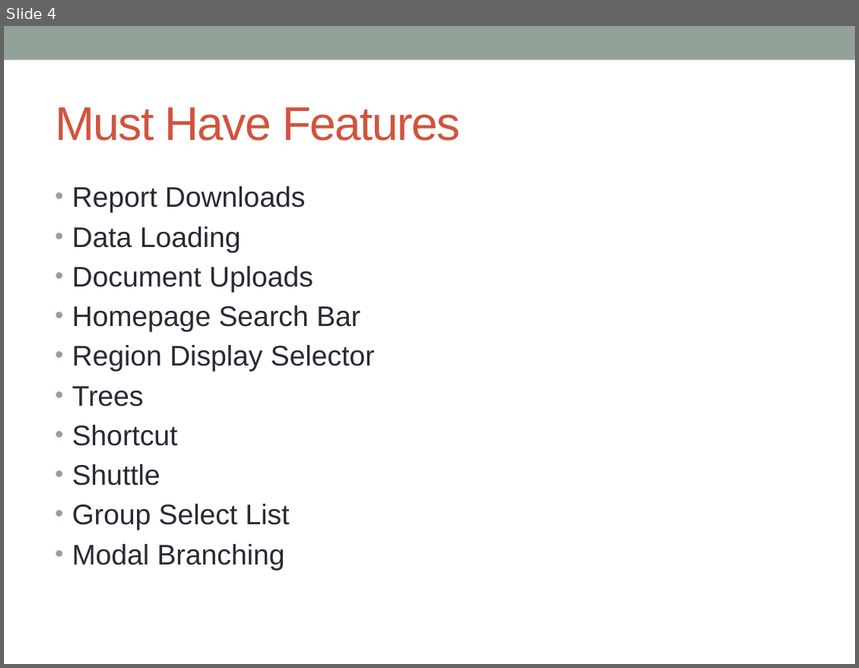
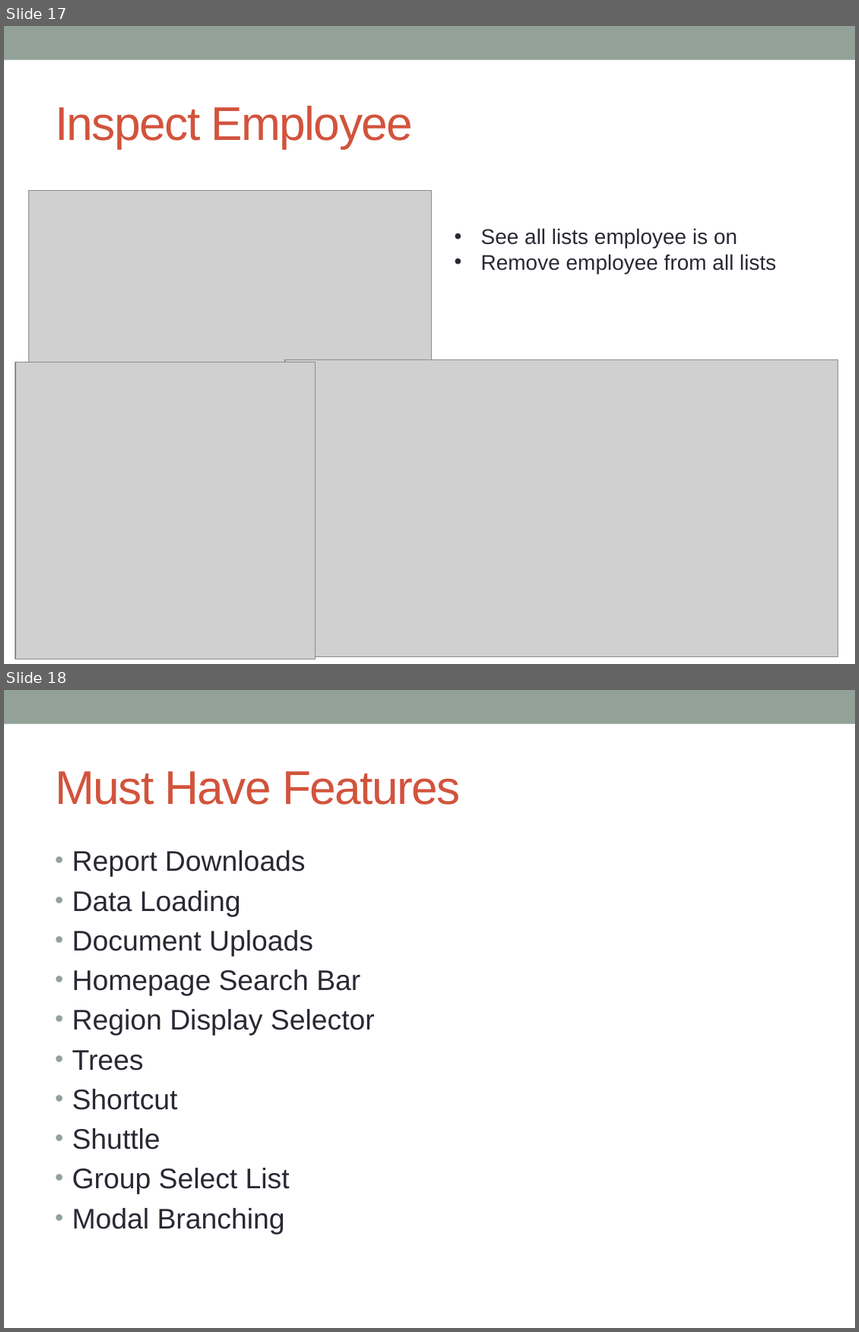
Before and after one commit to cschwendiman/cs347project, a slide deck: project_presentation.pptx. Shown one above the other, each under a label of ours: slide 4 before the commit, slides 17 and 18 after it. The pictures are 859x668 and 859x1332 pixels, drawn with LibreOffice and Linux fonts; fonts in the diff are those of the drawing; grey boxes stand for pictures. Boxes give left, top, right and bottom in pixels: in the first picture for what was removed or moved away, otherwise in the second. Text is boxed around its words. In the diff, an @@ line names an element or a change of style, - is before the commit and + after.

```diff
--- a/project_presentation.pptx
+++ b/project_presentation.pptx
@@ slide 17 added at (4,26,855,664), background #FFFFFF; not listed: 1 template element that a slide beside it also shows @@
@@ title added at (55,106,414,149), 40 pt, text #D2533C @@
+Inspect Employee
@@ picture added at (28,190,432,623) @@
@@ text added at (481,228,776,274), 18 pt, text #292934 @@
+• See all lists employee is on
+• Remove employee from all lists
@@ picture added at (15,362,315,659) @@
@@ picture added at (285,360,838,658) @@
@@ what was slide 4 is now slide 18 @@
```
Also in this commit, not shown: 13 other slides added.
